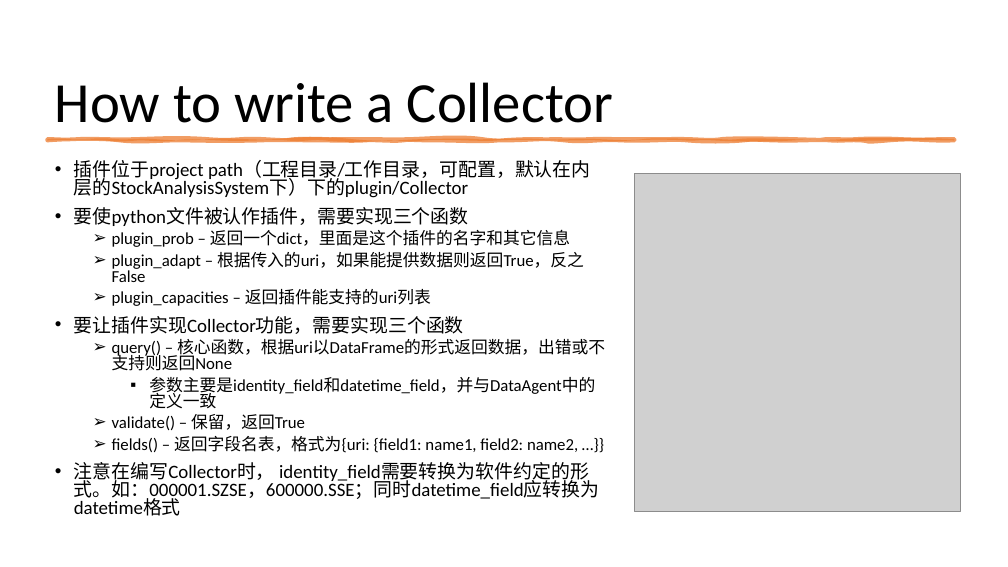
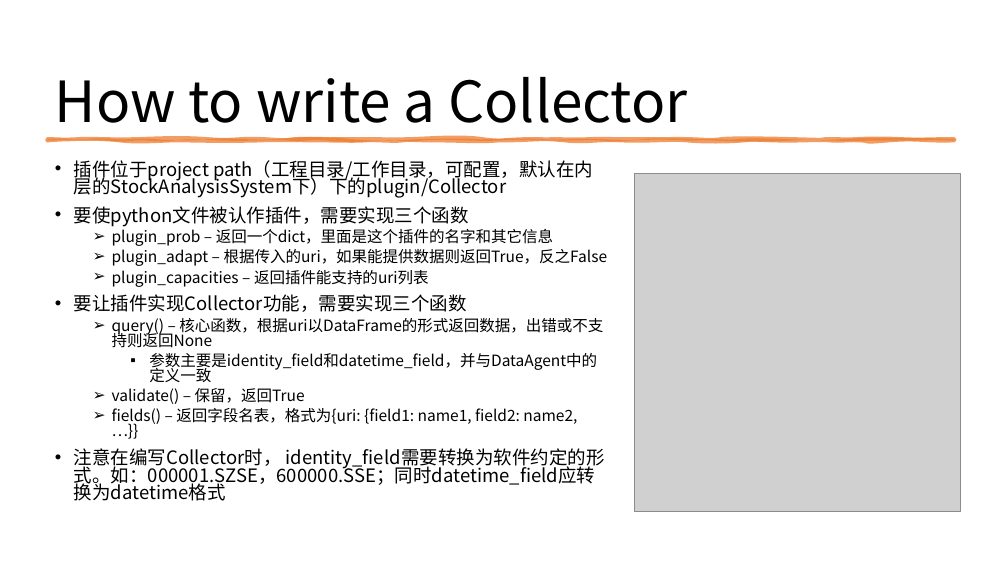
Before and after one commit to SleepySoft/StockAnalysisSystem, a slide deck: slide 4 of Doc/Presentation_How_To_Write_A_Collector.pptx. Drawn at 1008x567 pixels with LibreOffice and Linux fonts; fonts in the diff are those of the drawing; grey boxes stand for pictures. Boxes give left, top, right and bottom in pixels: in the first picture for what was removed or moved away, otherwise in the second. Text is boxed around its words. In the diff, an @@ line names an element or a change of style, - is before the commit and + after.

```diff
--- a/Doc/Presentation_How_To_Write_A_Collector.pptx
+++ b/Doc/Presentation_How_To_Write_A_Collector.pptx
@@ title "How to write a Collector" at bbox=[55, 77, 687, 136]: font Calibri to Noto Sans CJK SC @@
@@ text "插件位于project path（工程目录/工作目录，可配置，默认在内层的StockAnalysisSystem下）下的 ..." at bbox=[74, 160, 608, 488]: size 18 to 17.6 pt in "插件位于project path（工程目录/工作目录，可配置，默认在内层的StockAnalysisSystem下）下的 ...", "要使python文件被认作插件，需要实现三个函数", "要让插件实现Collector功能，需要实现三个函数", "注意在编写Collector时， identity_field需要转换为软件约定的形式。如：000001.SZSE，60 ..."; font Calibri to Noto Sans CJK SC; size 16 to 14.8 pt in "plugin_prob – 返回一个dict，里面是这个插件的名字和其它信息", "plugin_adapt – 根据传入的uri，如果能提供数据则返回True，反之False", "plugin_capacities – 返回插件能支持的uri列表", "query() – 核心函数，根据uri以DataFrame的形式返回数据，出错或不支持则返回None" and 3 more places @@
```
Also in this commit, not shown: 4 other slides changed, 4 slides added.
